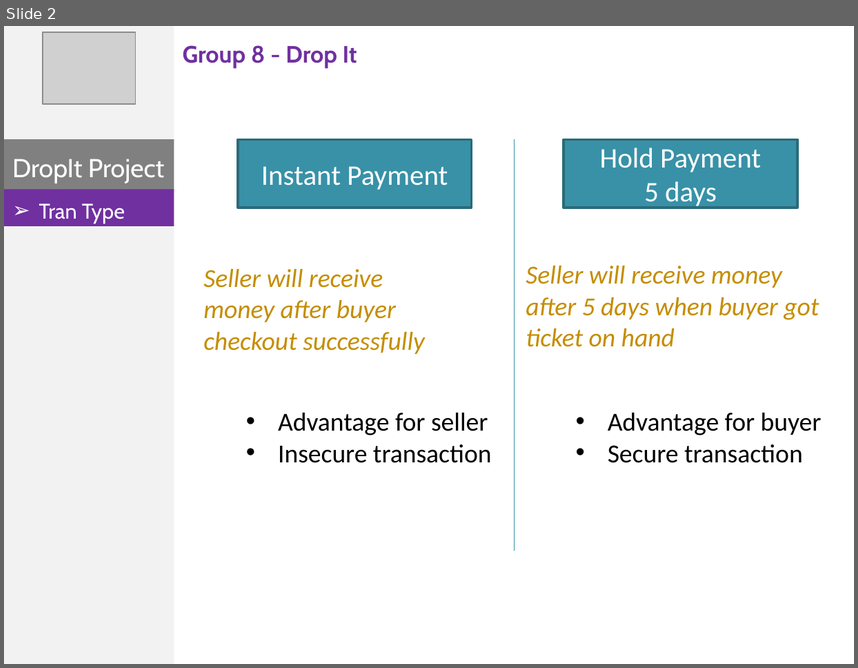
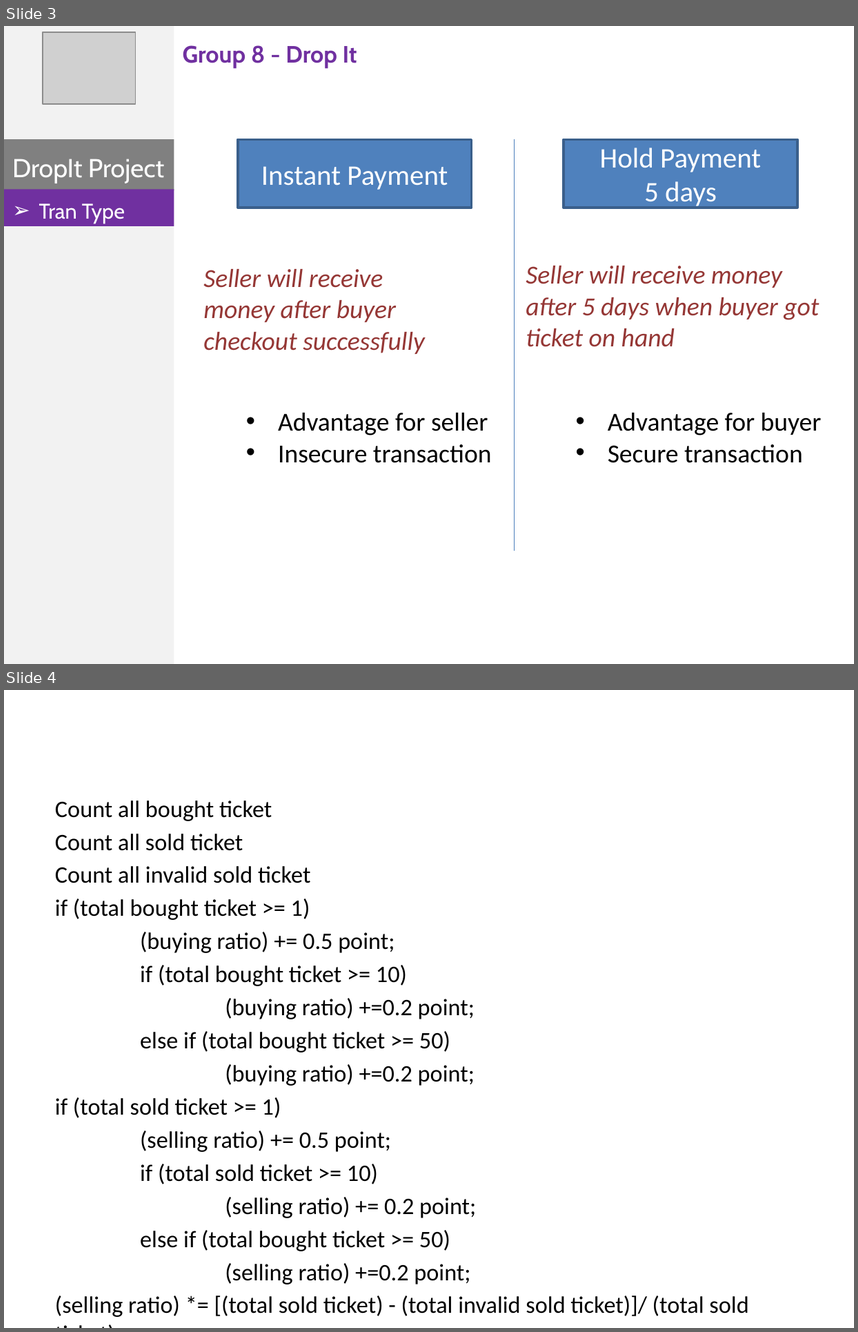
Before and after one commit to phonglk/fptu_capstone, a slide deck: Document/tungdn.pptx. Shown one above the other, each under a label of ours: slide 2 before the commit, slides 3 and 4 after it. The pictures are 858x668 and 858x1332 pixels, drawn with LibreOffice and Linux fonts; fonts in the diff are those of the drawing; grey boxes stand for pictures; background and template pictures are left out. Boxes give left, top, right and bottom in pixels: in the first picture for what was removed or moved away, otherwise in the second. Text is boxed around its words. In the diff, an @@ line names an element or a change of style, - is before the commit and + after.

```diff
--- a/Document/tungdn.pptx
+++ b/Document/tungdn.pptx
@@ slide 4 added at (4, 690, 854, 1328), background #FFFFFF @@
@@ text added at (55, 800, 749, 1317), 20 pt, text #464646 @@
+Count all bought ticket
+Count all sold ticket
+Count all invalid sold ticket
+if (total bought ticket >= 1)
+(buying ratio) += 0.5 point;
+if (total bought ticket >= 10)
+(buying ratio) +=0.2 point;
+else if (total bought ticket >= 50)
+(buying ratio) +=0.2 point;
+if (total sold ticket >= 1)
+(selling ratio) += 0.5 point;
+if (total sold ticket >= 10)
+(selling ratio) += 0.2 point;
+else if (total bought ticket >= 50)
+(selling ratio) +=0.2 point;
+(selling ratio) *= [(total sold ticket) - (total invalid sold ticket)]/ (total sold ticket)
+User rating = [(selling ratio) + (buying ratio)]/2
@@ what was slide 2 is now slide 3 @@
@@ slide 3 changed as well @@
@@ rectangle "Instant Payment" at (238, 139, 472, 207): fill #3891A7 to #4F81BD; outline #296B7C 2 pt to #3A5F8C 2 pt @@
@@ line (514, 139) - (514, 550): stroke #3891A7 0.75 pt to #4B7EBC 0.75 pt @@
@@ rectangle "Hold Payment" at (564, 139, 797, 207): fill #3891A7 to #4F81BD; outline #296B7C 2 pt to #3A5F8C 2 pt @@
@@ text "Seller will receive money after ..." at (203, 269, 425, 354): text colour #C58D01 to #953735 @@
@@ text "Seller will receive money after ..." at (526, 265, 819, 347): text colour #C58D01 to #953735 @@
```
Also in this commit, not shown: 2 other slides added, 2 slides removed.
